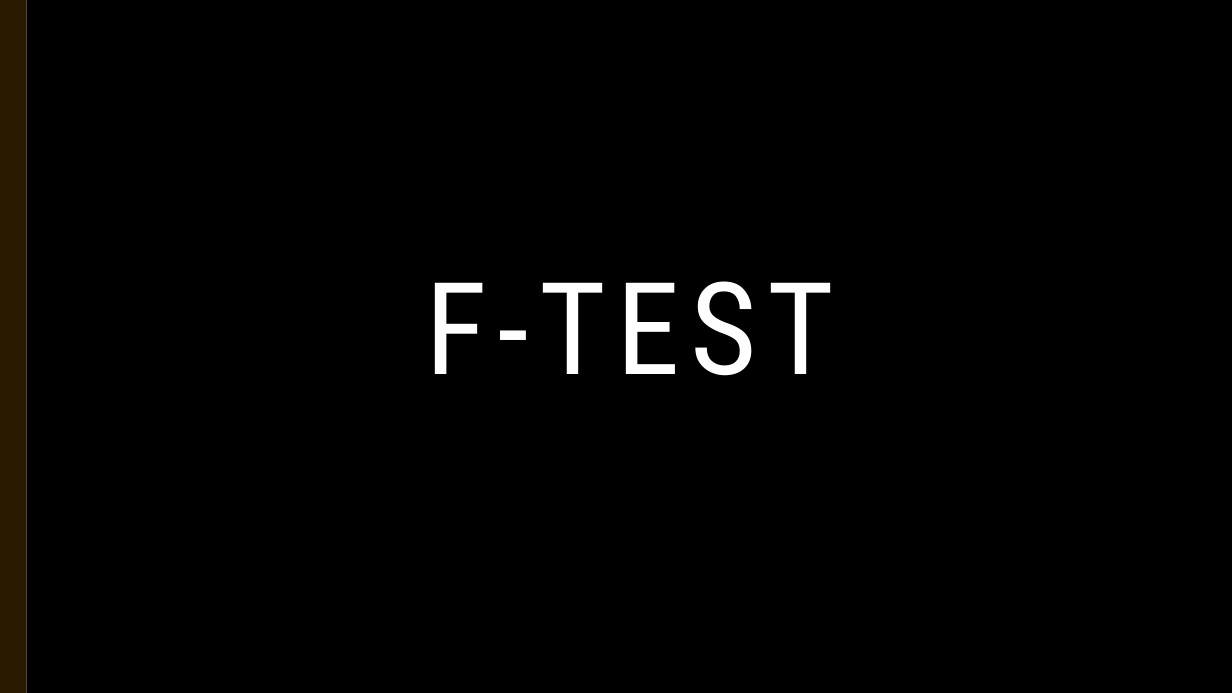
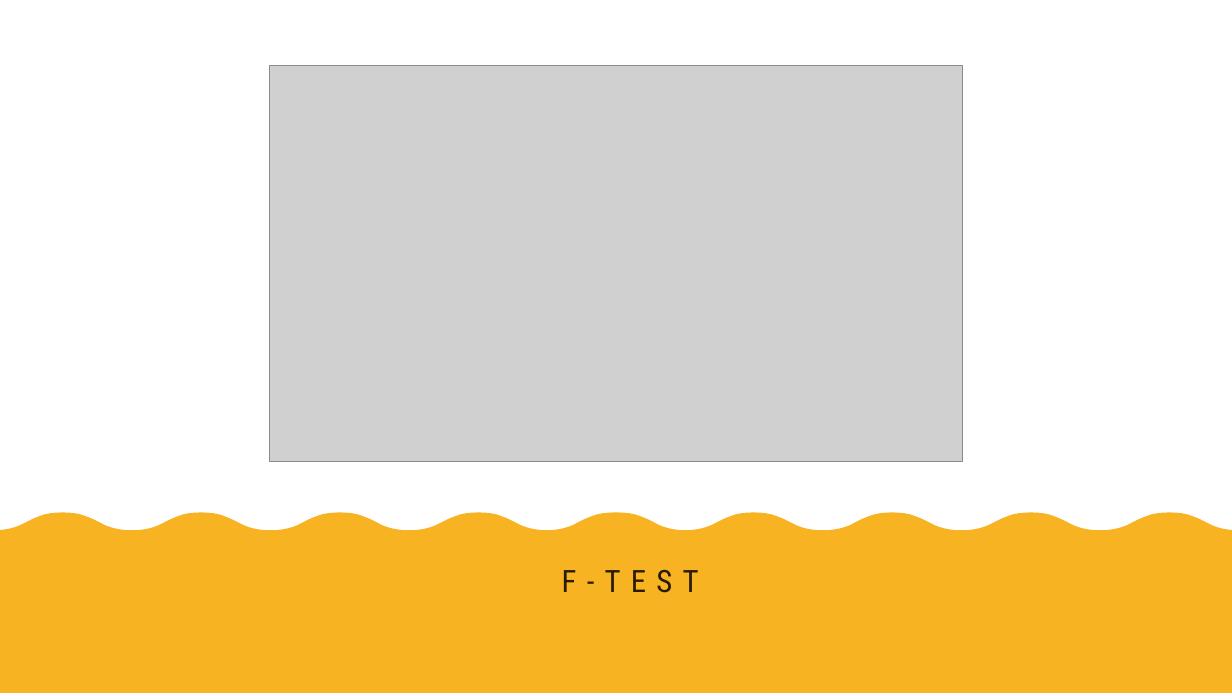
Before and after one commit to skgadi/Courses, a slide deck: slide 4 of 2021/statistics-for-business/session-8.pptx. Drawn at 1232x693 pixels with LibreOffice and Linux fonts; fonts in the diff are those of the drawing; grey boxes stand for pictures; background and template pictures are left out. Boxes give left, top, right and bottom in pixels: in the first picture for what was removed or moved away, otherwise in the second. Text is boxed around its words. In the diff, an @@ line names an element or a change of style, - is before the commit and + after.

```diff
--- a/2021/statistics-for-business/session-8.pptx
+++ b/2021/statistics-for-business/session-8.pptx
@@ background picture (left out) to #FFFFFF @@
@@ freeform shape at <box>0,0,90,693</box>: fill #F3F3F2 to #2A1A00 @@
@@ rectangle: place and size @@
-rectangle at <box>27,0,1232,693</box>
+rectangle at <box>0,0,1232,693</box>
@@ rectangle at <box>0,0,1232,693</box>: fill #000000 to #FFFFFF @@
@@ rectangle removed at <box>0,0,29,693</box> @@
@@ picture added at <box>270,65,962,461</box> @@
@@ freeform shape added at <box>0,513,1232,693</box>, fill #F8B323 @@
@@ title "F-TEST": place and size @@
-title "F-TEST" at <box>426,281,834,376</box>
+title "F-TEST" at <box>562,570,699,593</box>
@@ title "F-TEST" at <box>562,570,699,593</box>: size 100 to 24 pt, text colour #FFFFFF to #2A1A00; vertical alignment middle to bottom @@
```
Also in this commit, not shown: 8 other files.
